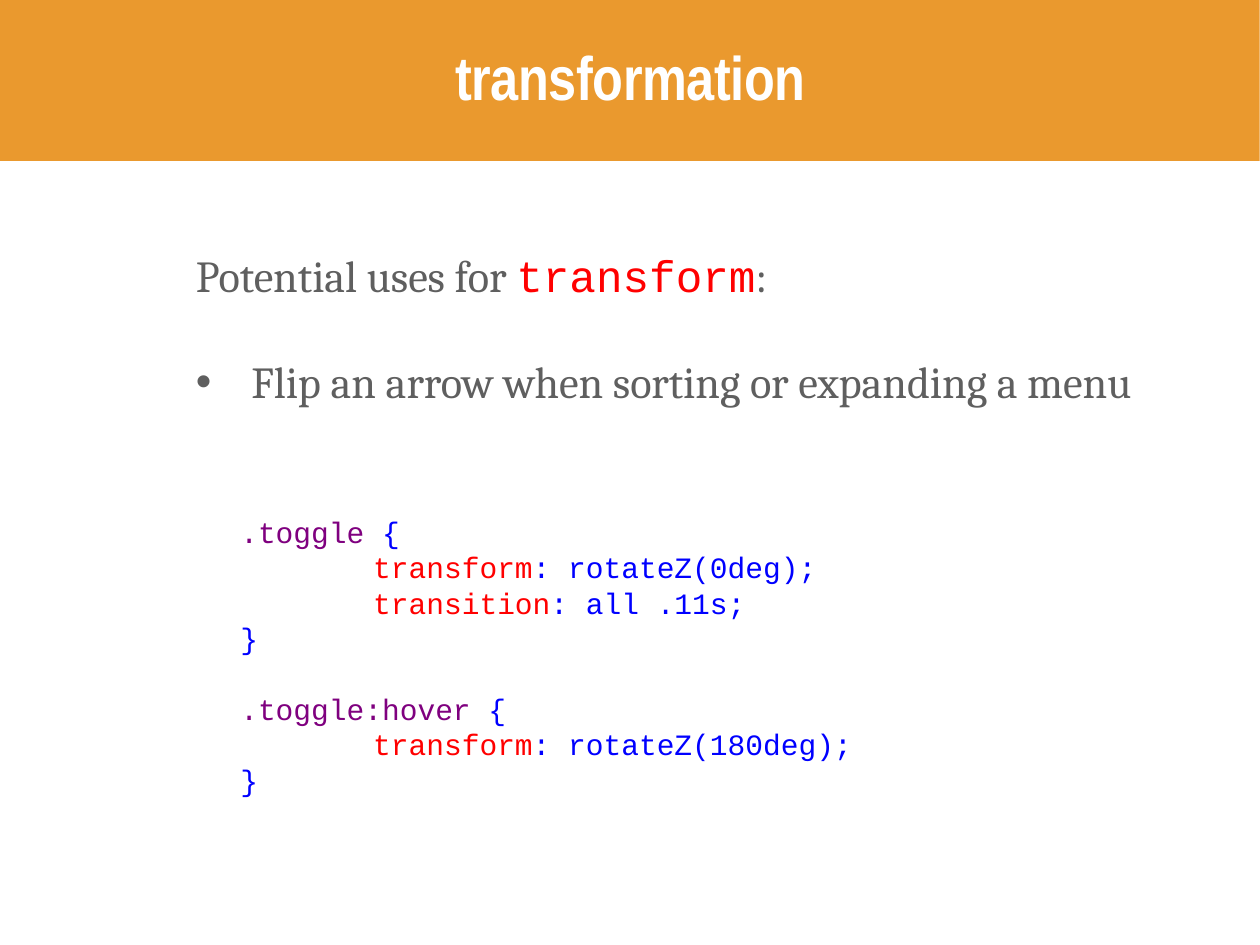
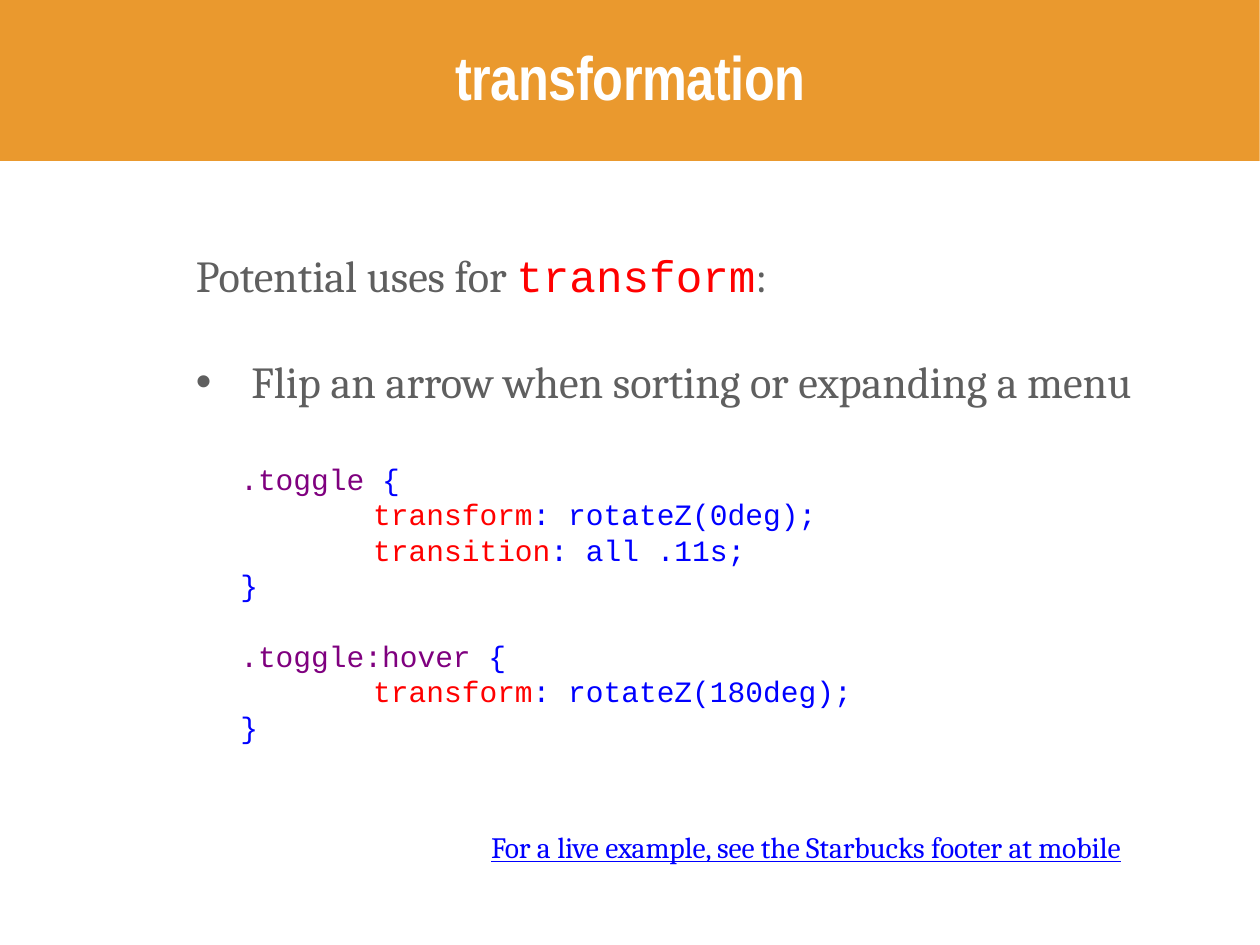
Before and after one commit to kweeket/kweeket.github.io, a slide deck: slide 44 of slides/week-5.pptx (slide 53 before the commit). Drawn at 1260x945 pixels with LibreOffice and Linux fonts; fonts in the diff are those of the drawing. Boxes give left, top, right and bottom in pixels: in the first picture for what was removed or moved away, otherwise in the second. Text is boxed around its words. In the diff, an @@ line names an element or a change of style, - is before the commit and + after.

```diff
--- a/slides/week-5.pptx
+++ b/slides/week-5.pptx
@@ text "Potential uses for transform:" rewrapped from (x1=196, y1=260, x2=1131, y2=761) to (x1=196, y1=260, x2=1131, y2=708) @@
@@ text added at (x1=491, y1=837, x2=1120, y2=865), 24 pt, text #0000FF, underline @@
+For a live example, see the Starbucks footer at mobile
```
Also in this commit, not shown: 12 other slides changed, 12 slides added, 12 slides removed, 4 other files.
